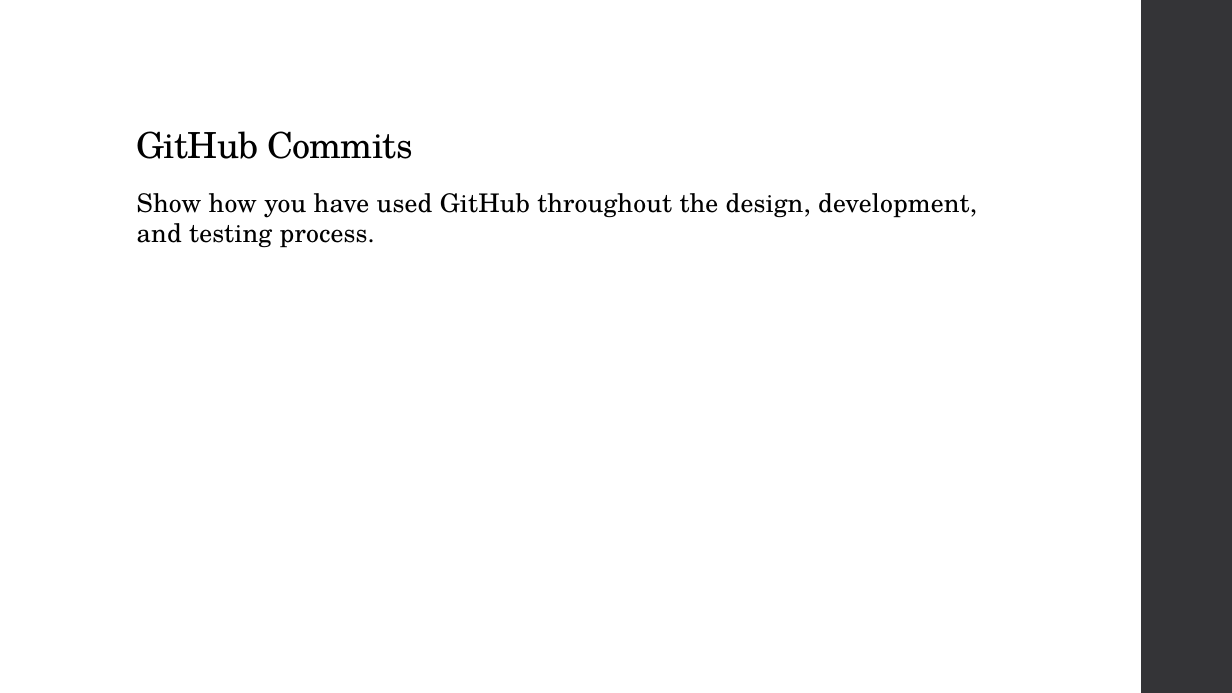
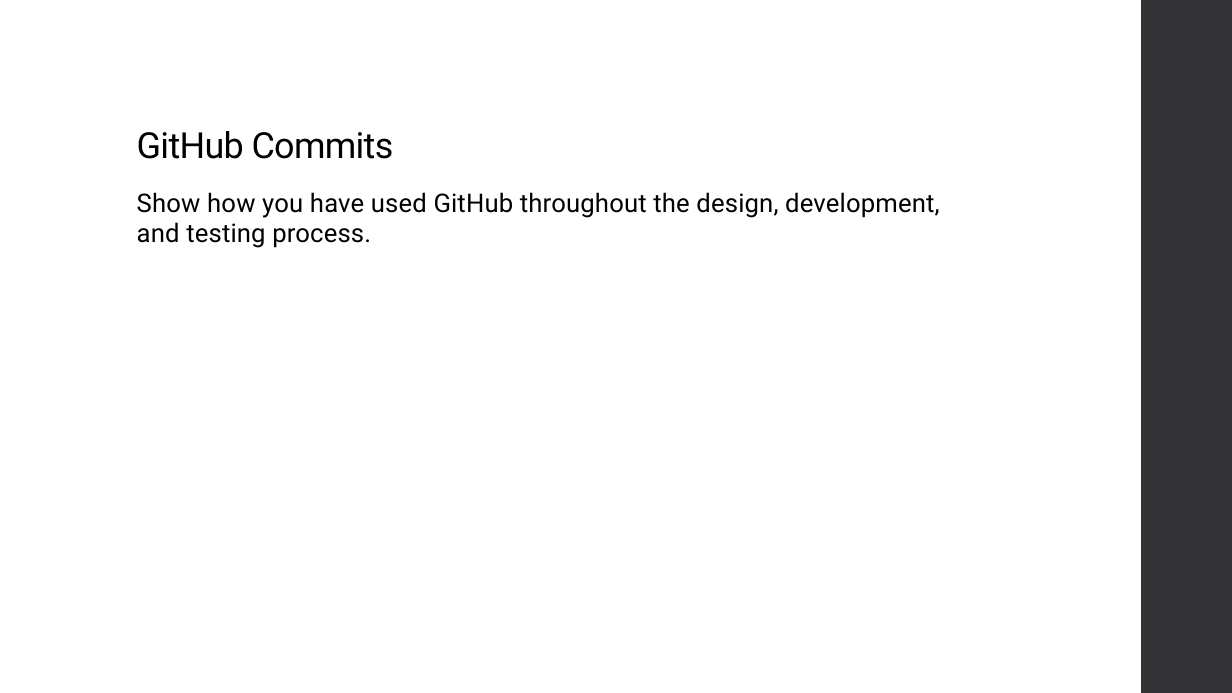
Before and after one commit to niuqaoJ-life/jollibee-fanpage, a slide deck: slide 25 of AS91903_91906_Evidence_Joaquin_Badenas.pptx. Drawn at 1232x693 pixels with LibreOffice and Linux fonts; fonts in the diff are those of the drawing. Boxes give left, top, right and bottom in pixels: in the first picture for what was removed or moved away, otherwise in the second. Text is boxed around its words. In the diff, an @@ line names an element or a change of style, - is before the commit and + after.

```diff
--- a/AS91903_91906_Evidence_Joaquin_Badenas.pptx
+++ b/AS91903_91906_Evidence_Joaquin_Badenas.pptx
@@ title "GitHub Commits" at (137, 131, 394, 159): font TeX Gyre Schola to Roboto @@
@@ text "Show how you have used ..." at (137, 192, 940, 248): font TeX Gyre Schola to Roboto @@
```
Also in this commit, not shown: 25 other slides changed.
